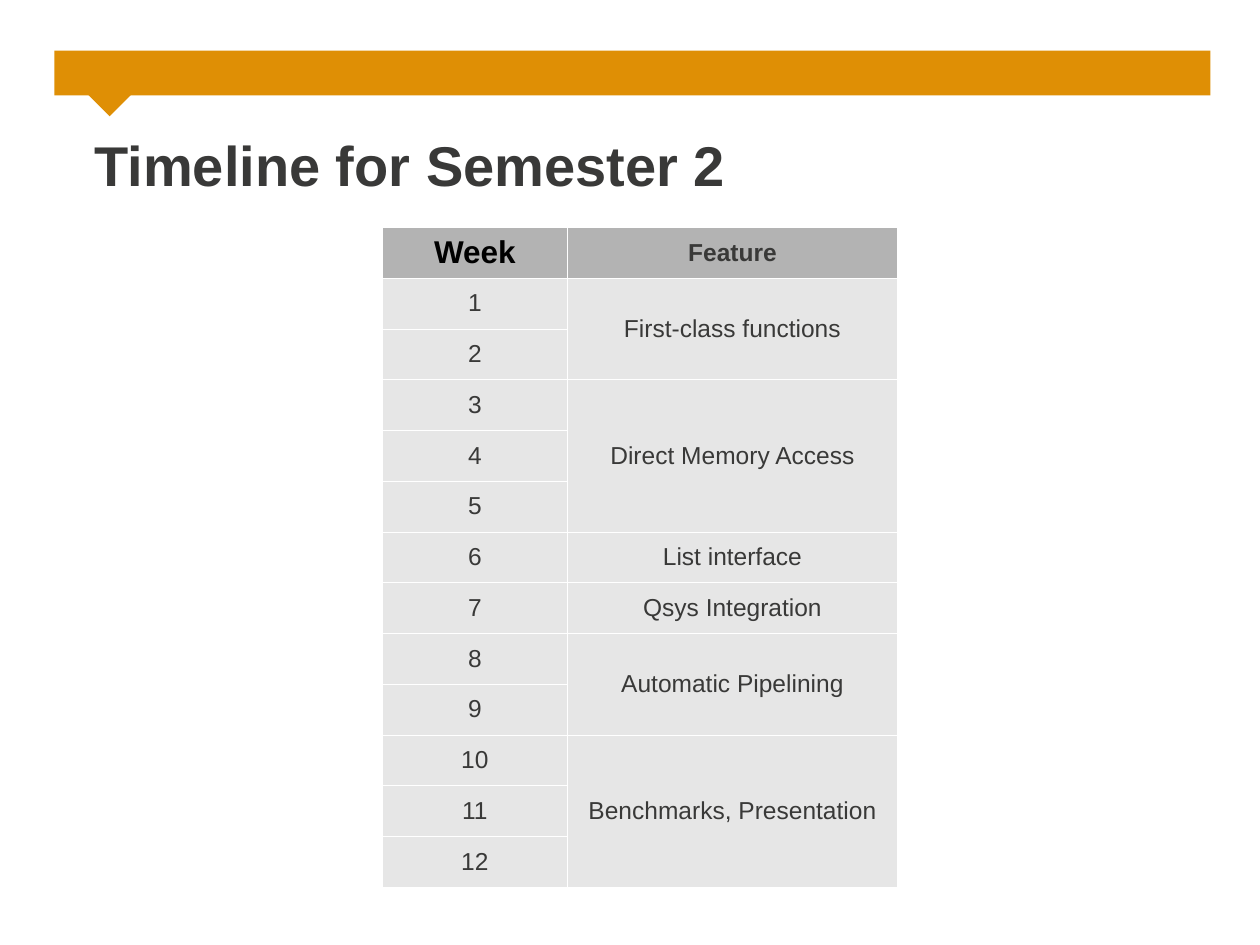
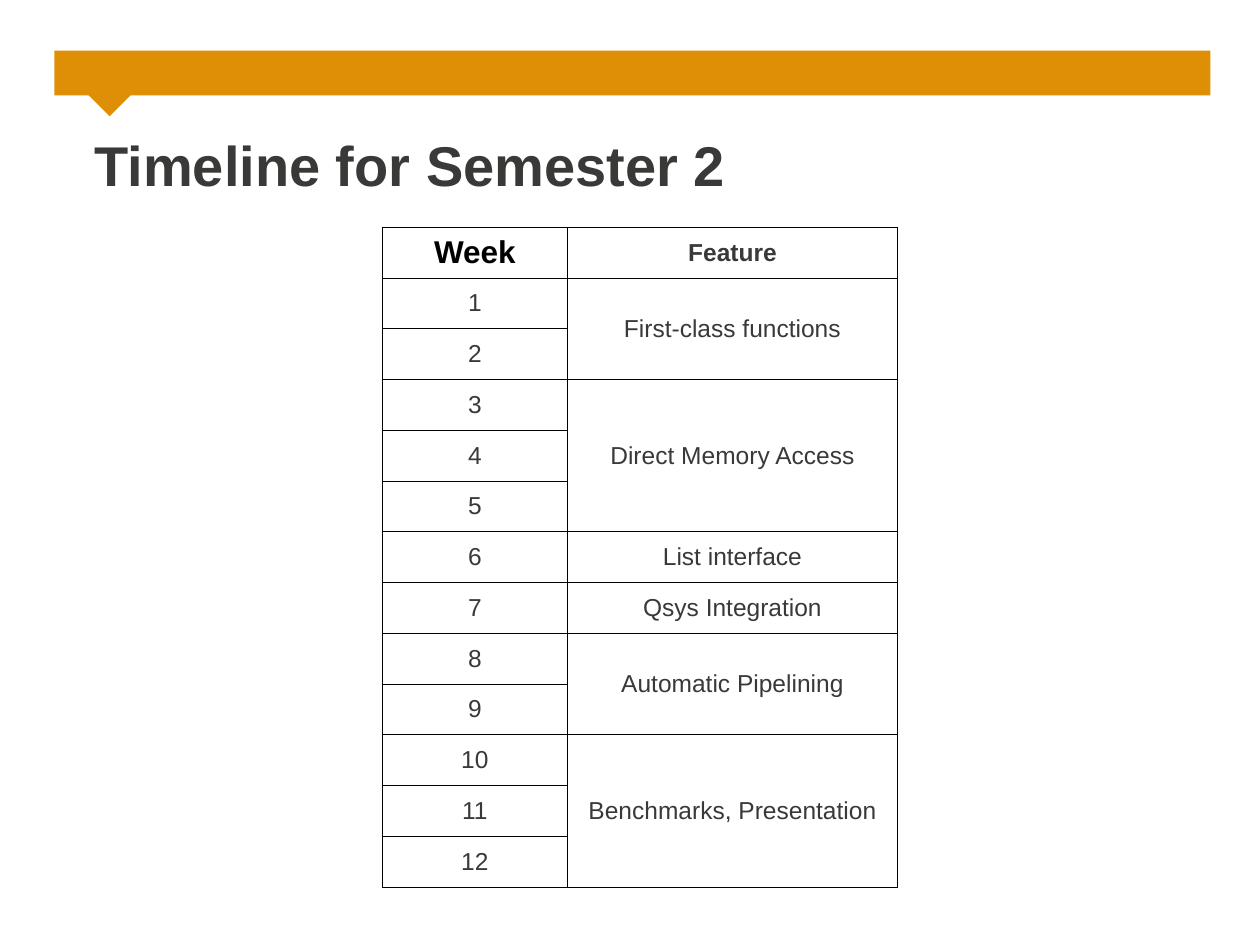
Before and after one commit to rdnetto/H2V, a slide deck: slide 17 of docs/Design Presentation/Presentation.odp (slide 19 before the commit). Drawn at 1260x945 pixels with LibreOffice and Linux fonts; fonts in the diff are those of the drawing; background and template pictures are left out. Boxes give left, top, right and bottom in pixels: in the first picture for what was removed or moved away, otherwise in the second. Text is boxed around its words. In the diff, an @@ line names an element or a change of style, - is before the commit and + after.

```diff
--- a/docs/Design Presentation/Presentation.odp
+++ b/docs/Design Presentation/Presentation.odp
@@ table at [382,227,897,887] @@
@@ fill #B3B3B3 to none in row 1 @@
@@ fill #E6E6E6 to none in 18 cells @@
@@ borders changed @@
```
Also in this commit, not shown: 4 other slides changed, 1 slide added, 3 slides removed, 1 other file.
